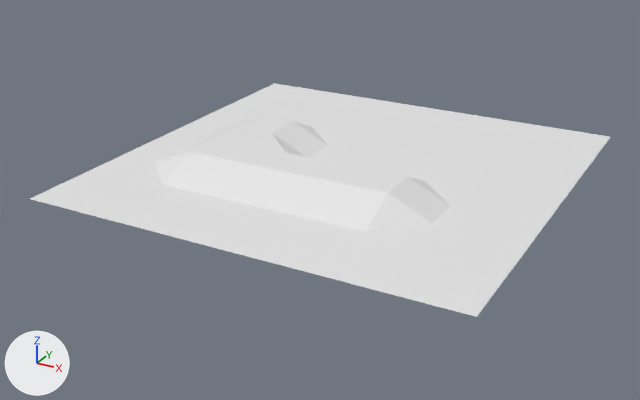
Two versions of the OBJ model meshes/terrain.obj, one commit apart.
Rendered twice from a 50 mm lens placed at (88.0, -172.2, 75.8), pointed at (-3.2, -6.4, -7.1). Every picture has the same lights, and +X, +Y and +Z are marked at lower left. Where no turn or scale is listed for an object, it has been applied to the vertices.

The scene before the commit, as lines of its bpy script (objects in view):
```python
me_terrain = bpy.data.meshes.new('terrain')
me_terrain.from_pydata(...)  # 121 vertices, 200 faces; spans x -50.0..50.0, y -50.0..50.0, z 0.0..4.6
ob_terrain = bpy.data.objects.new('terrain', me_terrain)
ob_terrain.location = (0.0, 0.0, 0.0)
```
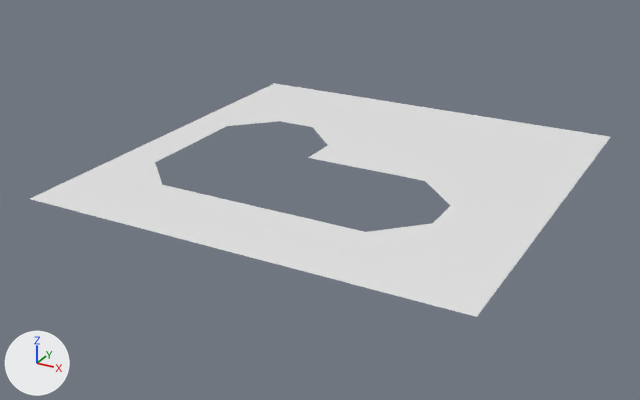
Commit message: Use mesh_terrain as the navmesh

The change in detail:
me_terrain is used by ob_terrain; location (0.0, 0.0, 0.0).
me_terrain had 121 vertices, 200 faces and spanned x -50.0..50.0, y -50.0..50.0, z 0.0..4.6.
me_terrain now has 105 vertices, 151 faces and spans x -50.0..50.0, y -50.0..50.0, z 0.0.
Part 1, on me_terrain:
16 vertices are removed from x -30.0..20.0, y -20.0..10.0, z 4.6.
49 faces are deleted.

What differs and where, as boxes (x1, y1, x2, y2) in the pictures (640 x 400 px):
part 1 of me_terrain, deleted: before (155, 115, 451, 232)
